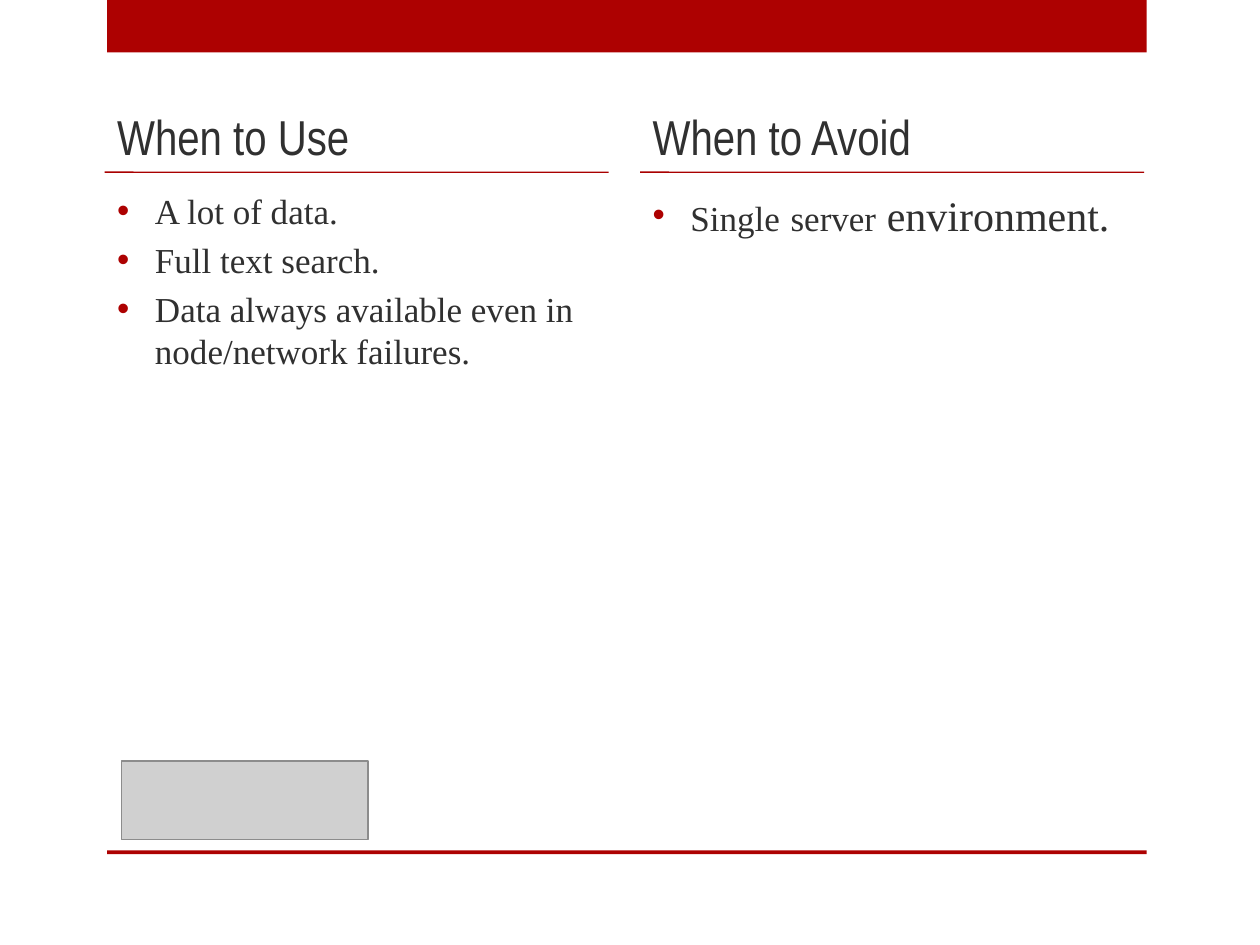
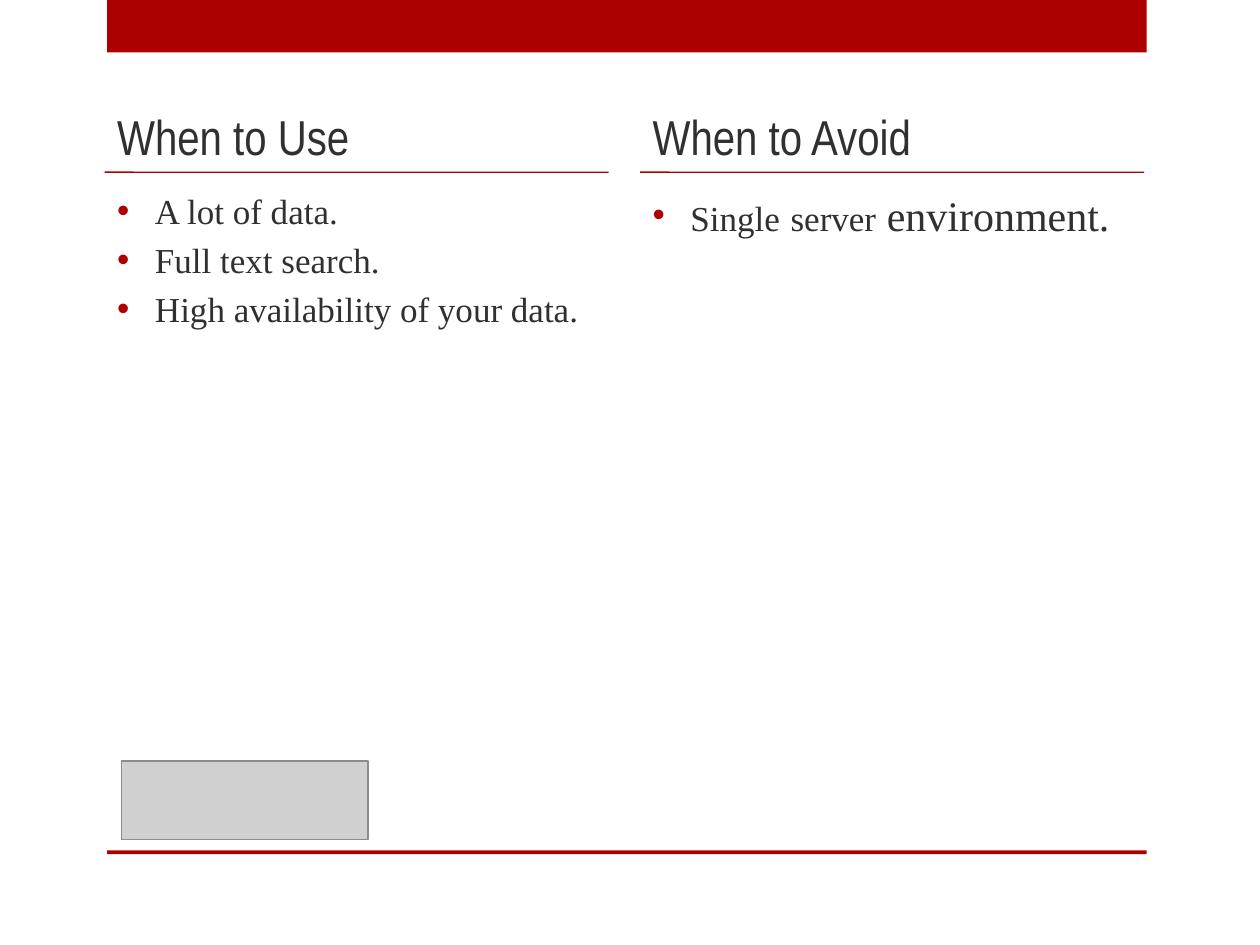
Before and after one commit to digitalBush/nosql-smackdown-talk, a slide deck: slide 52 of nosql-smackdown.pptx. Drawn at 1260x945 pixels with LibreOffice and Linux fonts; fonts in the diff are those of the drawing; grey boxes stand for pictures. Boxes give left, top, right and bottom in pixels: in the first picture for what was removed or moved away, otherwise in the second. Text is boxed around its words. In the diff, an @@ line names an element or a change of style, - is before the commit and + after.

```diff
--- a/nosql-smackdown.pptx
+++ b/nosql-smackdown.pptx
@@ text at (155,297,578,329): text changed @@
-• Data always available even in node/network failures.
+• High availability of your data.
```
Also in this commit, not shown: 5 other slides changed, 1 slide added.
